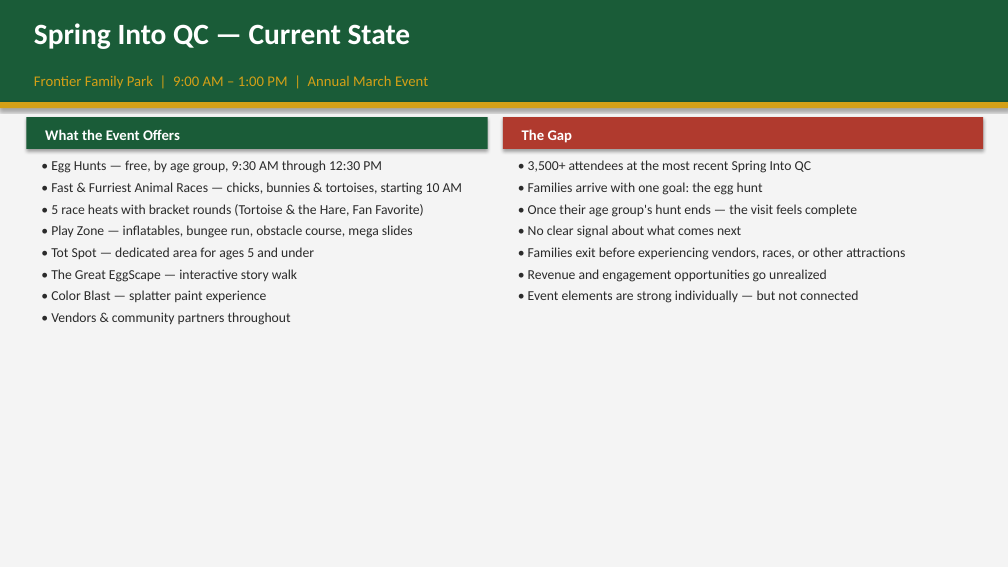
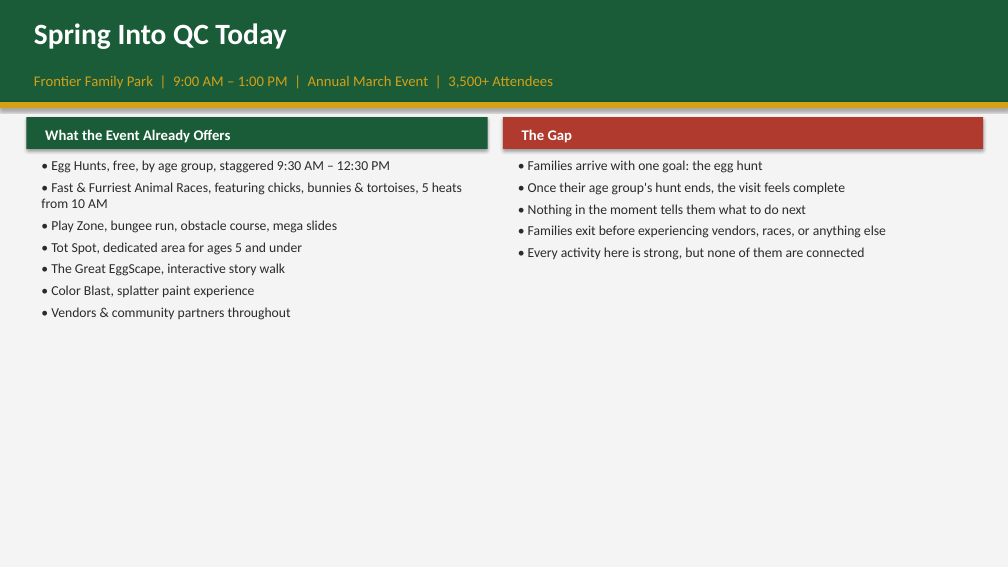
Before and after one commit to billy12/qc, a slide deck: slide 3 of SpringIntoQC_Presentation.pptx. Drawn at 1008x567 pixels with LibreOffice and Linux fonts; fonts in the diff are those of the drawing. Boxes give left, top, right and bottom in pixels: in the first picture for what was removed or moved away, otherwise in the second. Text is boxed around its words. In the diff, an @@ line names an element or a change of style, - is before the commit and + after.

```diff
--- a/SpringIntoQC_Presentation.pptx
+++ b/SpringIntoQC_Presentation.pptx
@@ text at (34, 23, 286, 49): text changed @@
-Spring Into QC — Current State
+Spring Into QC Today
@@ text at (34, 76, 553, 89): text changed @@
-Frontier Family Park | 9:00 AM – 1:00 PM | Annual March Event
+Frontier Family Park | 9:00 AM – 1:00 PM | Annual March Event | 3,500+ Attendees
@@ text at (45, 129, 231, 143): text changed @@
-What the Event Offers
+What the Event Already Offers
@@ text at (41, 160, 462, 298): text changed @@
-• Egg Hunts — free, by age group, 9:30 AM through 12:30 PM
-• Fast & Furriest Animal Races — chicks, bunnies & tortoises, starting 10 AM
-• 5 race heats with bracket rounds (Tortoise & the Hare, Fan Favorite)
-• Play Zone — inflatables, bungee run, obstacle course, mega slides
-• Tot Spot — dedicated area for ages 5 and under
-• The Great EggScape — interactive story walk
-• Color Blast — splatter paint experience
+• Egg Hunts, free, by age group, staggered 9:30 AM – 12:30 PM
+• Fast & Furriest Animal Races, featuring chicks, bunnies & tortoises, 5 heats from 10 AM
+• Play Zone, bungee run, obstacle course, mega slides
+• Tot Spot, dedicated area for ages 5 and under
+• The Great EggScape, interactive story walk
+• Color Blast, splatter paint experience
@@ text at (528, 160, 811, 173): paragraph removed @@
-• 3,500+ attendees at the most recent Spring Into QC
@@ text at (528, 182, 864, 260): text changed @@
-• Once their age group's hunt ends — the visit feels complete
-• No clear signal about what comes next
-• Families exit before experiencing vendors, races, or other attractions
-• Revenue and engagement opportunities go unrealized
-• Event elements are strong individually — but not connected
+• Once their age group's hunt ends, the visit feels complete
+• Nothing in the moment tells them what to do next
+• Families exit before experiencing vendors, races, or anything else
+• Every activity here is strong, but none of them are connected
```
Also in this commit, not shown: 1 other slide changed, 8 slides added, 9 slides removed, 9 other files.
